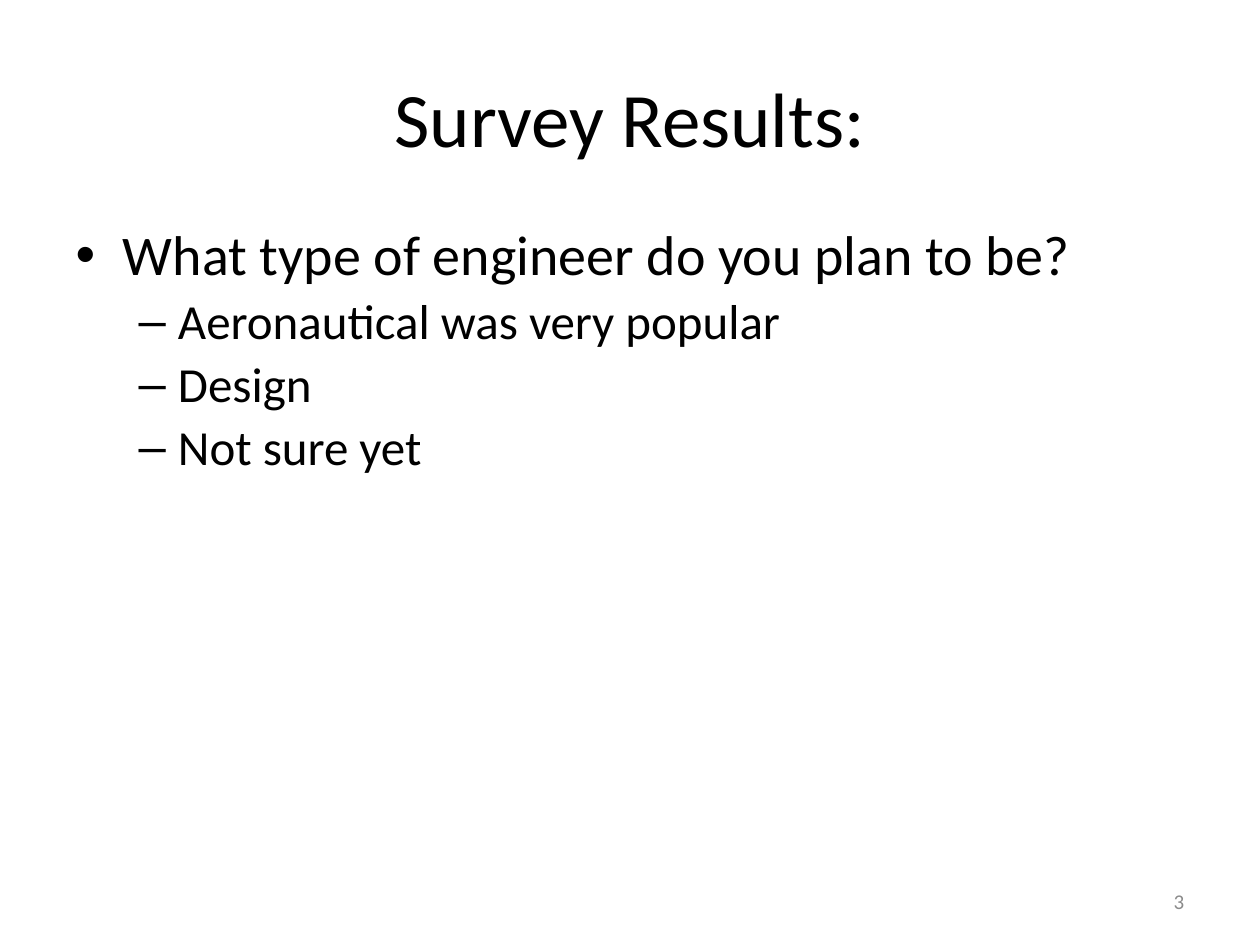
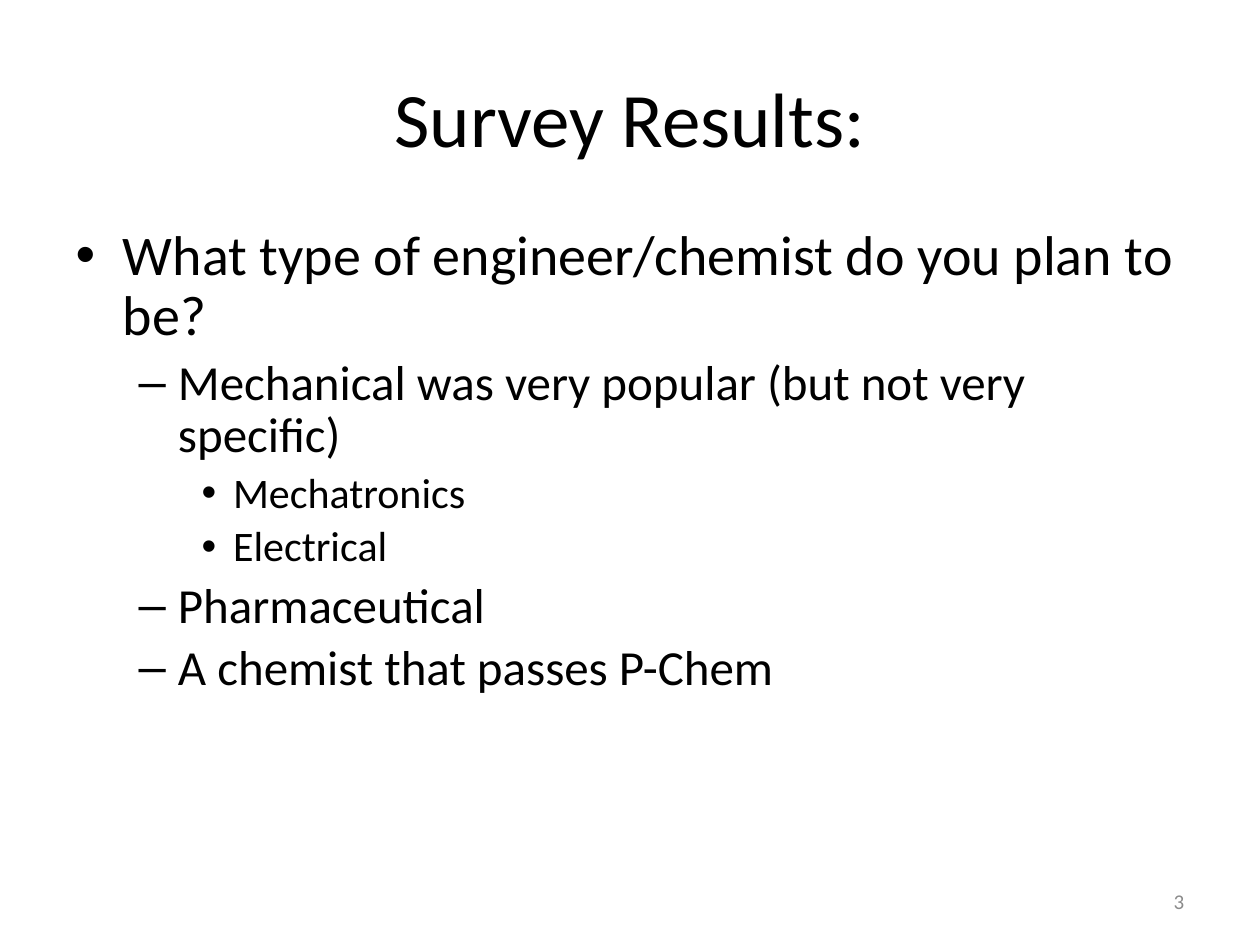
Before and after one commit to rtlines/PH223-Engineering-Physics, a slide deck: slide 3 of Slides/PH223_Lecture_01.pptx. Drawn at 1260x945 pixels with LibreOffice and Linux fonts; fonts in the diff are those of the drawing. Boxes give left, top, right and bottom in pixels: in the first picture for what was removed or moved away, otherwise in the second. Text is boxed around its words. In the diff, an @@ line names an element or a change of style, - is before the commit and + after.

```diff
--- a/Slides/PH223_Lecture_01.pptx
+++ b/Slides/PH223_Lecture_01.pptx
@@ text at (123,236,1173,693): text changed @@
-• What type of engineer do you plan to be?
-  – Aeronautical was very popular
-  – Design
-  – Not sure yet
+• What type of engineer/chemist do you plan to be?
+  – Mechanical was very popular (but not very specific)
+    • Mechatronics
+    • Electrical
+  – Pharmaceutical
+  – A chemist that passes P-Chem
```
Also in this commit, not shown: 6 other slides changed, 2 slides added, 10 other files.
